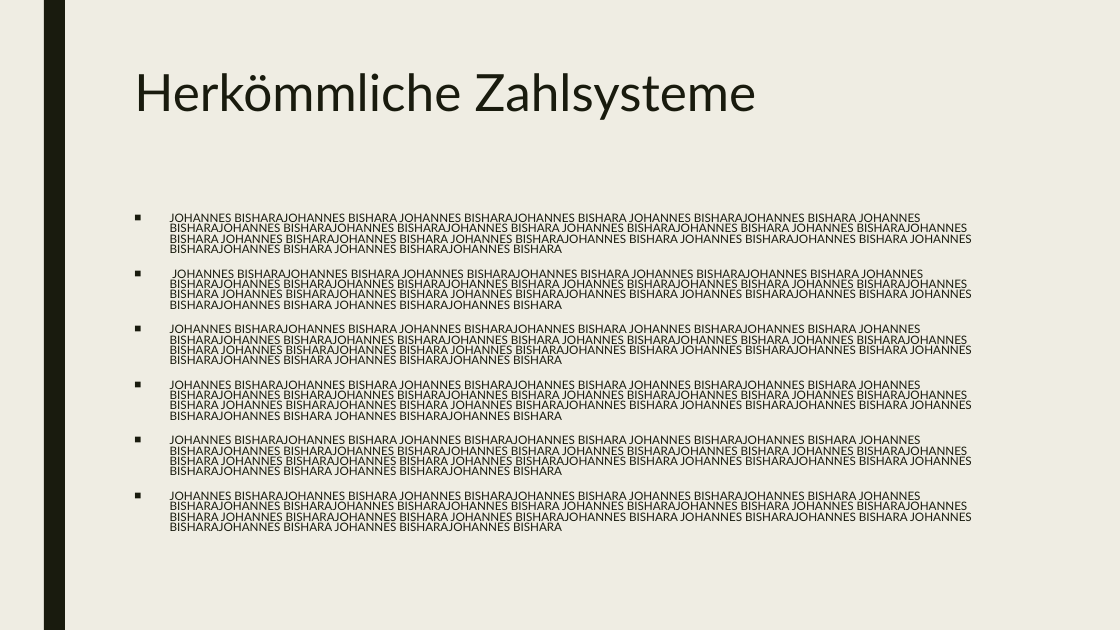
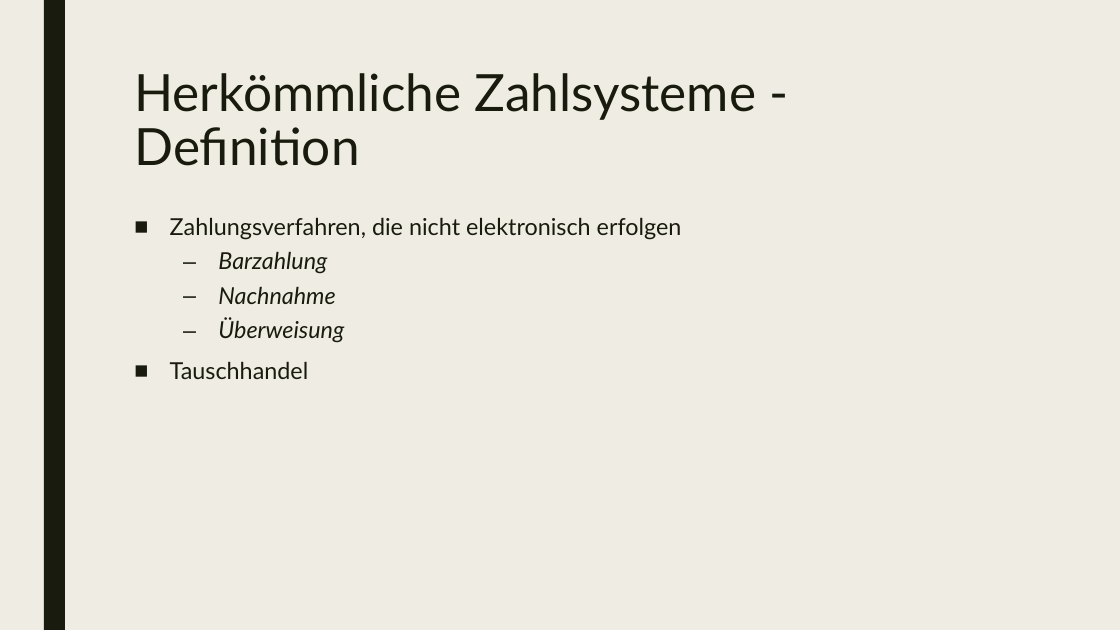
Before and after one commit to mwoelfer-tgm/ethik_presentation, a slide deck: slide 8 of presentation/Zahlungssysteme.pptx. Drawn at 1120x630 pixels with LibreOffice and Linux fonts; fonts in the diff are those of the drawing. Boxes give left, top, right and bottom in pixels: in the first picture for what was removed or moved away, otherwise in the second. Text is boxed around its words. In the diff, an @@ line names an element or a change of style, - is before the commit and + after.

```diff
--- a/presentation/Zahlungssysteme.pptx
+++ b/presentation/Zahlungssysteme.pptx
@@ title at [134, 73, 757, 166]: text changed @@
-Herkömmliche Zahlsysteme
+Herkömmliche Zahlsysteme - Definition
@@ text at [170, 217, 682, 379]: text changed; size 10 to 20 pt @@
-■ JOHANNES BISHARAJOHANNES BISHARA JOHANNES BISHARAJOHANNES BISHARA JOHANNES BISHARAJOHANNES BISHARA JOHANNES BISHARAJOHANNES BISHARAJOHANNES BISHARAJOHANNES BISHARA JOHANNES BISHARAJOHANNES BISHARA JOHANNES BISHARAJOHANNES BISHARA JOHANNES BISHARAJOHANNES BISHARA JOHANNES BISHARAJOHANNES BISHARA JOHANNES BISHARAJOHANNES BISHARA JOHANNES BISHARAJOHANNES BISHARA JOHANNES BISHARAJOHANNES BISHARA
-■ JOHANNES BISHARAJOHANNES BISHARA JOHANNES BISHARAJOHANNES BISHARA JOHANNES BISHARAJOHANNES BISHARA JOHANNES BISHARAJOHANNES BISHARAJOHANNES BISHARAJOHANNES BISHARA JOHANNES BISHARAJOHANNES BISHARA JOHANNES BISHARAJOHANNES BISHARA JOHANNES BISHARAJOHANNES BISHARA JOHANNES BISHARAJOHANNES BISHARA JOHANNES BISHARAJOHANNES BISHARA JOHANNES BISHARAJOHANNES BISHARA JOHANNES BISHARAJOHANNES BISHARA
-■ JOHANNES BISHARAJOHANNES BISHARA JOHANNES BISHARAJOHANNES BISHARA JOHANNES BISHARAJOHANNES BISHARA JOHANNES BISHARAJOHANNES BISHARAJOHANNES BISHARAJOHANNES BISHARA JOHANNES BISHARAJOHANNES BISHARA JOHANNES BISHARAJOHANNES BISHARA JOHANNES BISHARAJOHANNES BISHARA JOHANNES BISHARAJOHANNES BISHARA JOHANNES BISHARAJOHANNES BISHARA JOHANNES BISHARAJOHANNES BISHARA JOHANNES BISHARAJOHANNES BISHARA
-■ JOHANNES BISHARAJOHANNES BISHARA JOHANNES BISHARAJOHANNES BISHARA JOHANNES BISHARAJOHANNES BISHARA JOHANNES BISHARAJOHANNES BISHARAJOHANNES BISHARAJOHANNES BISHARA JOHANNES BISHARAJOHANNES BISHARA JOHANNES BISHARAJOHANNES BISHARA JOHANNES BISHARAJOHANNES BISHARA JOHANNES BISHARAJOHANNES BISHARA JOHANNES BISHARAJOHANNES BISHARA JOHANNES BISHARAJOHANNES BISHARA JOHANNES BISHARAJOHANNES BISHARA
-■ JOHANNES BISHARAJOHANNES BISHARA JOHANNES BISHARAJOHANNES BISHARA JOHANNES BISHARAJOHANNES BISHARA JOHANNES BISHARAJOHANNES BISHARAJOHANNES BISHARAJOHANNES BISHARA JOHANNES BISHARAJOHANNES BISHARA JOHANNES BISHARAJOHANNES BISHARA JOHANNES BISHARAJOHANNES BISHARA JOHANNES BISHARAJOHANNES BISHARA JOHANNES BISHARAJOHANNES BISHARA JOHANNES BISHARAJOHANNES BISHARA JOHANNES BISHARAJOHANNES BISHARA
-■ JOHANNES BISHARAJOHANNES BISHARA JOHANNES BISHARAJOHANNES BISHARA JOHANNES BISHARAJOHANNES BISHARA JOHANNES BISHARAJOHANNES BISHARAJOHANNES BISHARAJOHANNES BISHARA JOHANNES BISHARAJOHANNES BISHARA JOHANNES BISHARAJOHANNES BISHARA JOHANNES BISHARAJOHANNES BISHARA JOHANNES BISHARAJOHANNES BISHARA JOHANNES BISHARAJOHANNES BISHARA JOHANNES BISHARAJOHANNES BISHARA JOHANNES BISHARAJOHANNES BISHARA
+■ Zahlungsverfahren, die nicht elektronisch erfolgen
+  – Barzahlung
+  – Nachnahme
+  – Überweisung
+■ Tauschhandel
```
Also in this commit, not shown: 9 slides added, 1 slide removed, 1 other file.
